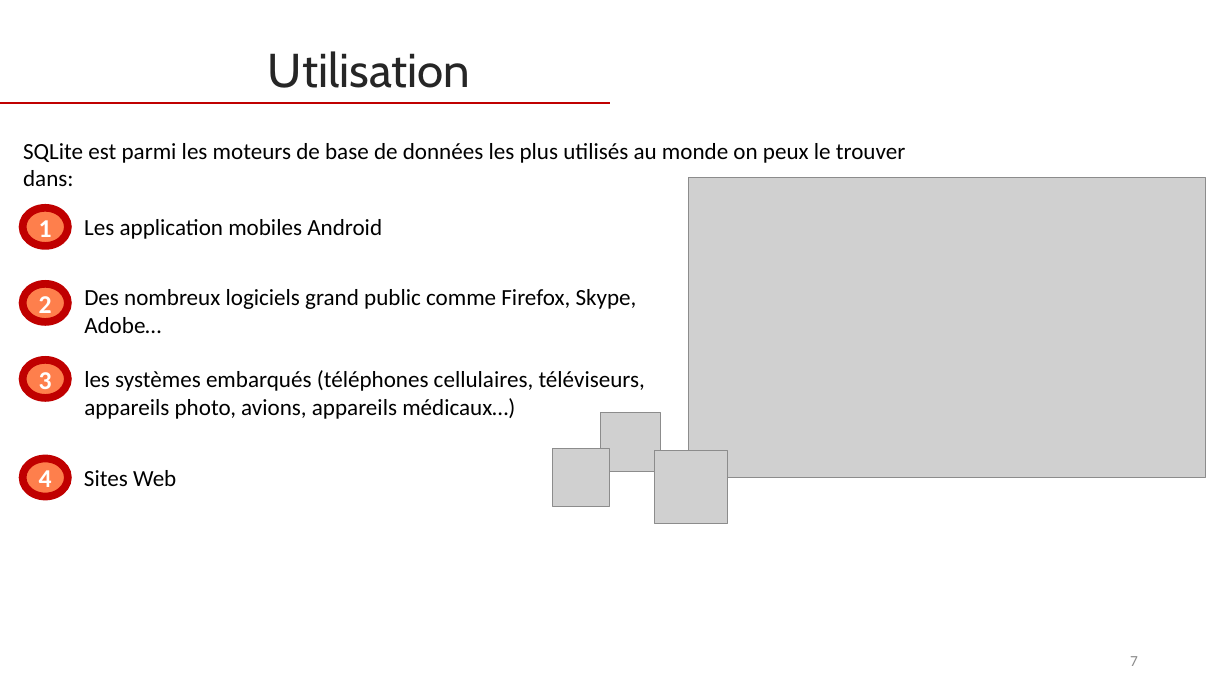
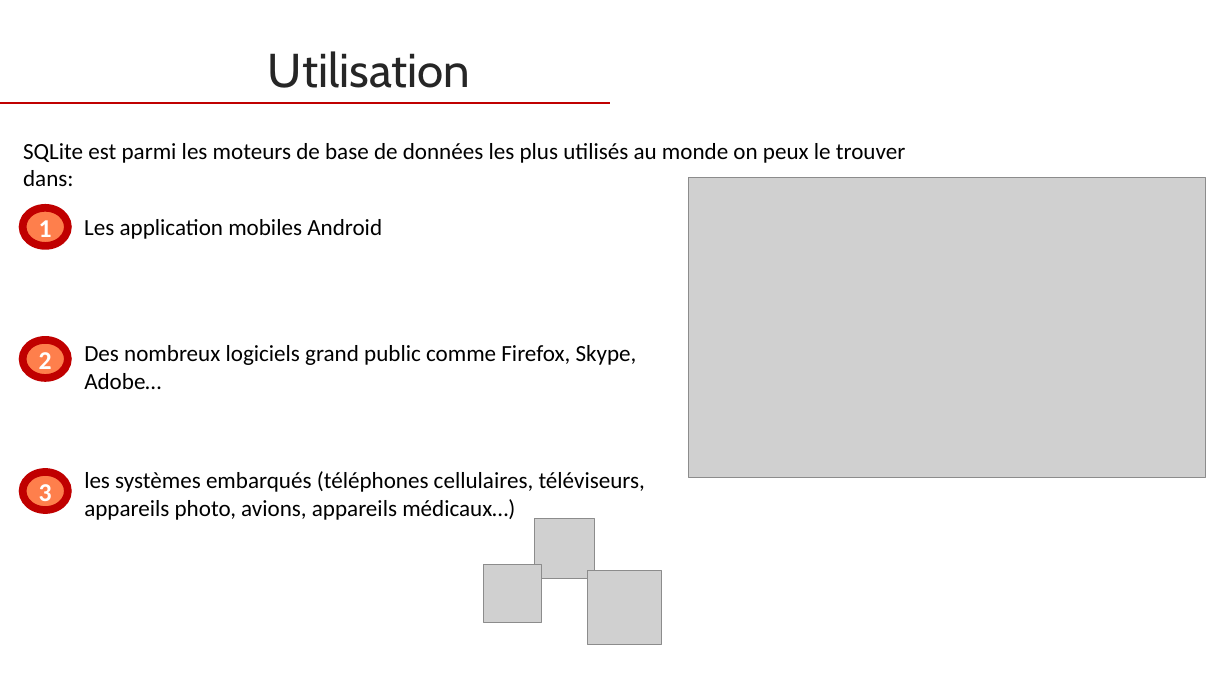
Before and after one commit to web-ai-master/academic-projects, a slide deck: slide 7 of Architecture SGBD/Project/presentation/Presentation-projet-SQLite.pptx. Drawn at 1232x693 pixels with LibreOffice and Linux fonts; fonts in the diff are those of the drawing; grey boxes stand for pictures. Boxes give left, top, right and bottom in pixels: in the first picture for what was removed or moved away, otherwise in the second. Text is boxed around its words. In the diff, an @@ line names an element or a change of style, - is before the commit and + after.

```diff
--- a/Architecture SGBD/Project/presentation/Presentation-projet-SQLite.pptx
+++ b/Architecture SGBD/Project/presentation/Presentation-projet-SQLite.pptx
@@ ellipse "2": place and size @@
-ellipse "2" at box(22, 284, 67, 322)
+ellipse "2" at box(22, 340, 67, 378)
@@ text "Des nombreux logiciels grand public ...": place and size @@
-text "Des nombreux logiciels grand public ..." at box(84, 289, 637, 333)
+text "Des nombreux logiciels grand public ..." at box(84, 345, 637, 389)
@@ ellipse "3": place and size @@
-ellipse "3" at box(22, 360, 67, 398)
+ellipse "3" at box(22, 472, 67, 510)
@@ ellipse removed at box(22, 458, 67, 496) @@
-4
@@ text "les systèmes embarqués (téléphones cellulaires, ...": place and size @@
-text "les systèmes embarqués (téléphones cellulaires, ..." at box(84, 370, 645, 419)
+text "les systèmes embarqués (téléphones cellulaires, ..." at box(84, 471, 645, 520)
@@ text removed at box(84, 470, 176, 486) @@
-Sites Web
@@ picture: place and size @@
-picture at box(601, 412, 660, 471)
+picture at box(535, 519, 594, 579)
@@ picture: place and size @@
-picture at box(553, 449, 610, 506)
+picture at box(484, 565, 542, 622)
@@ picture: place and size @@
-picture at box(654, 450, 727, 523)
+picture at box(588, 571, 661, 644)
@@ page number removed at box(1130, 656, 1138, 666) @@
-7
```
Also in this commit, not shown: 53 other slides changed, 1 slide added, 1 slide removed, 19 other files.
